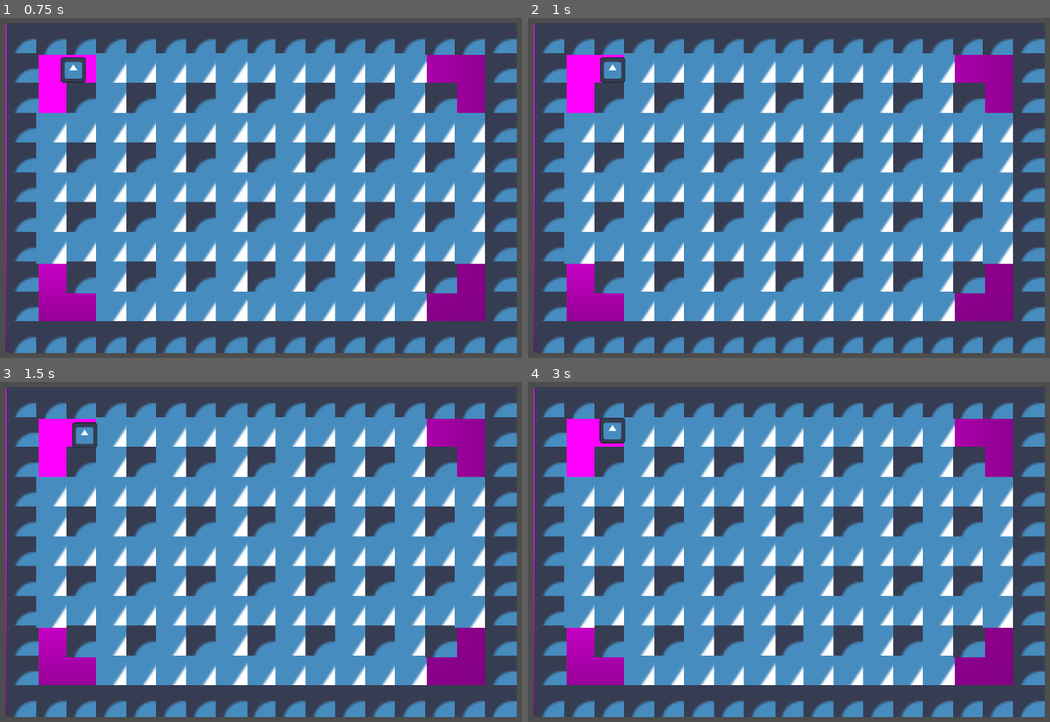
Above: before the commit, frames 1-4 (two rows, left to right).
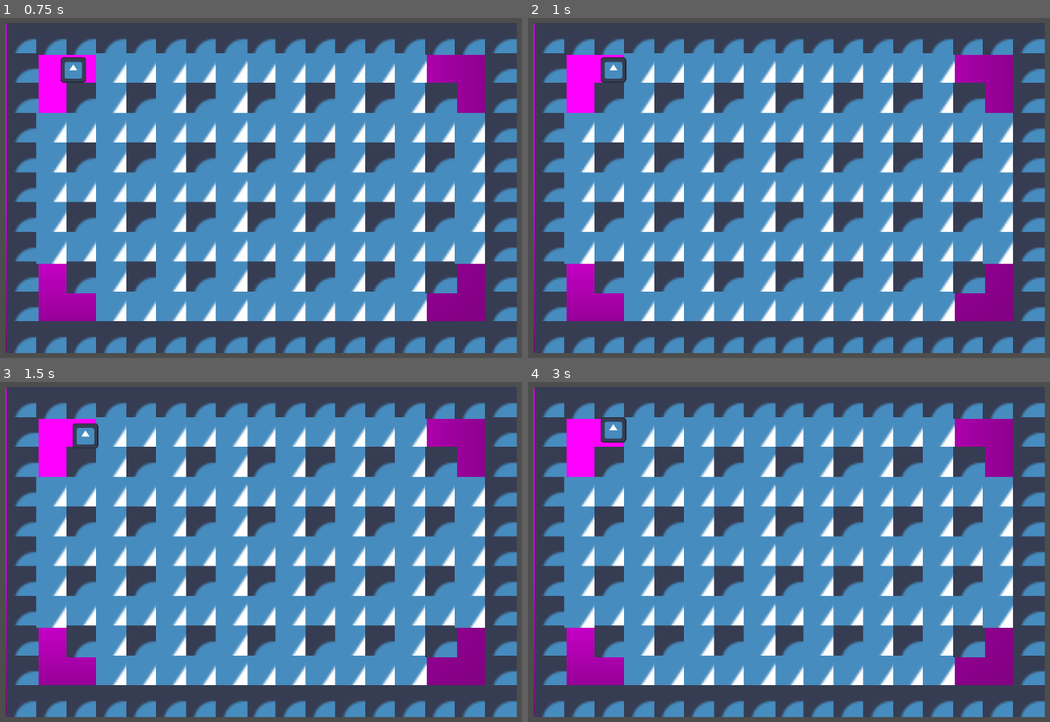
Above: after the commit, the same moments.

Repository: Player1mtBR/Bomba-Manos
Game: Godot game, scene res://scenes/map_test_01.tscn
Two runs of this game, one before a commit and one after it. Both use one fixed random seed, a clock stepped at 60 frames per second and the inputs below. The engine's default icon, where the game draws it, is replaced by a stand-in: a white triangle on a blue panel in a dark square.
Inputs:
- Up to frame 1 (0.75 s): tap Enter at 0.5 s; hold D (p1_moveRight) from 0.53 s (still down)
- Up to frame 2 (1 s): keep holding D (p1_moveRight)
- Up to frame 3 (1.5 s): tap Space at 1.25 s; release D (p1_moveRight) at 1.28 s; hold S (p1_moveDown) from 1.28 s (still down)
- Up to frame 4 (3 s): tap Enter at 2 s; release S (p1_moveDown) at 2.03 s; hold D (p1_moveRight) 2.03-2.78 s; tap Space at 2.75 s; hold W (p1_moveUp) from 2.78 s (still down)

Frame 1 is identical in both runs. In frame 2, less than 0.1% of the frame differs, in the area x 13-19%, y 11-20%; in frame 3, 0.1%; in frame 4, 0.1%, in the area x 13-19%, y 10-19%.

Commit message:
teste inicial com movimentacao e colisao

Diff:
--- /dev/null
+++ b/bomba-manos/scenes/bomb_test.tscn
@@ -0,0 +1,3 @@
+[gd_scene format=3 uid="uid://cf6p0xsqdx21u"]
+
+[node name="bombTest" type="Node2D"]
--- a/bomba-manos/scenes/player_01.tscn
+++ b/bomba-manos/scenes/player_01.tscn
@@ -3,8 +3,9 @@
 [ext_resource type="Texture2D" uid="uid://bir2tcvl6u7d2" path="res://icon.svg" id="1_nx0xw"]
 [ext_resource type="Script" uid="uid://csxwpkar2l5r1" path="res://scripts/player_01.gd" id="1_tou7l"]
 
-[sub_resource type="RectangleShape2D" id="RectangleShape2D_tou7l"]
-size = Vector2(127, 127)
+[sub_resource type="CapsuleShape2D" id="CapsuleShape2D_tou7l"]
+radius = 59.5
+height = 119.0
 
 [sub_resource type="RectangleShape2D" id="RectangleShape2D_imhd3"]
 
@@ -16,7 +17,7 @@
 
 [node name="CollisionShape2D" type="CollisionShape2D" parent="."]
 position = Vector2(-0.5, 0.5)
-shape = SubResource("RectangleShape2D_tou7l")
+shape = SubResource("CapsuleShape2D_tou7l")
 
 [node name="Area2D" type="Area2D" parent="."]
 
--- a/bomba-manos/scripts/player_01.gd
+++ b/bomba-manos/scripts/player_01.gd
@@ -8,6 +8,9 @@
 func _physics_process(delta: float) -> void:
 	playerDirection.x = Input.get_axis("p1_moveLeft", "p1_moveRight")
 	playerDirection.y = Input.get_axis("p1_moveUp", "p1_moveDown")
+
+	#diagonal movement speed fix
+	playerDirection = playerDirection.normalized()
 
 	#check if player is moving
 	if playerDirection:
